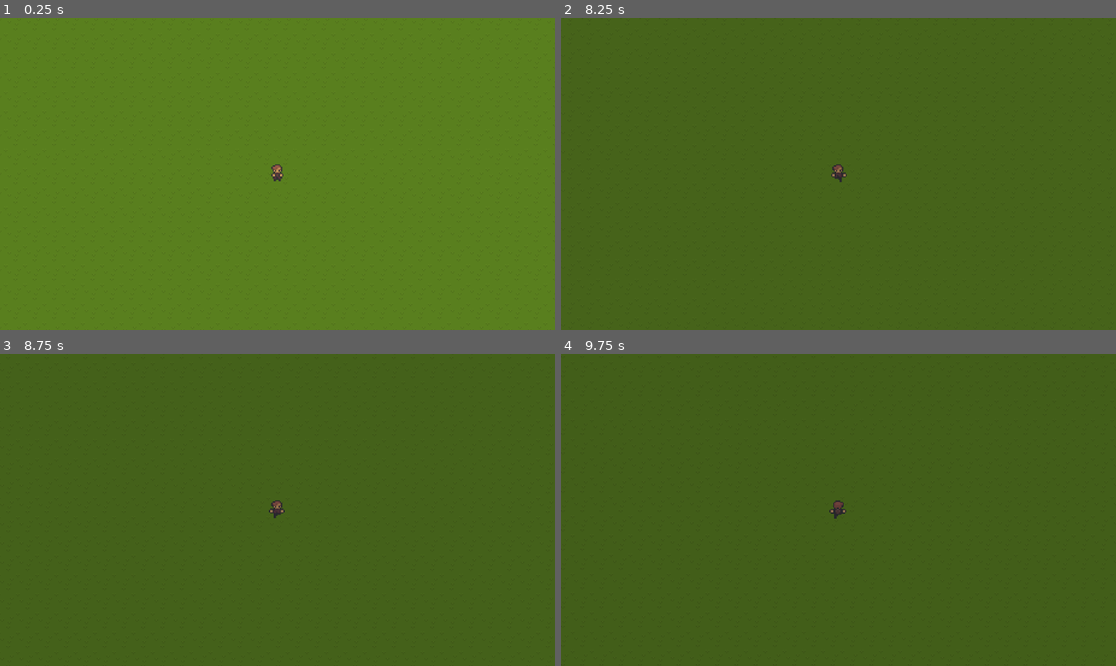
Above: before the commit, frames 1-4 (two rows, left to right).
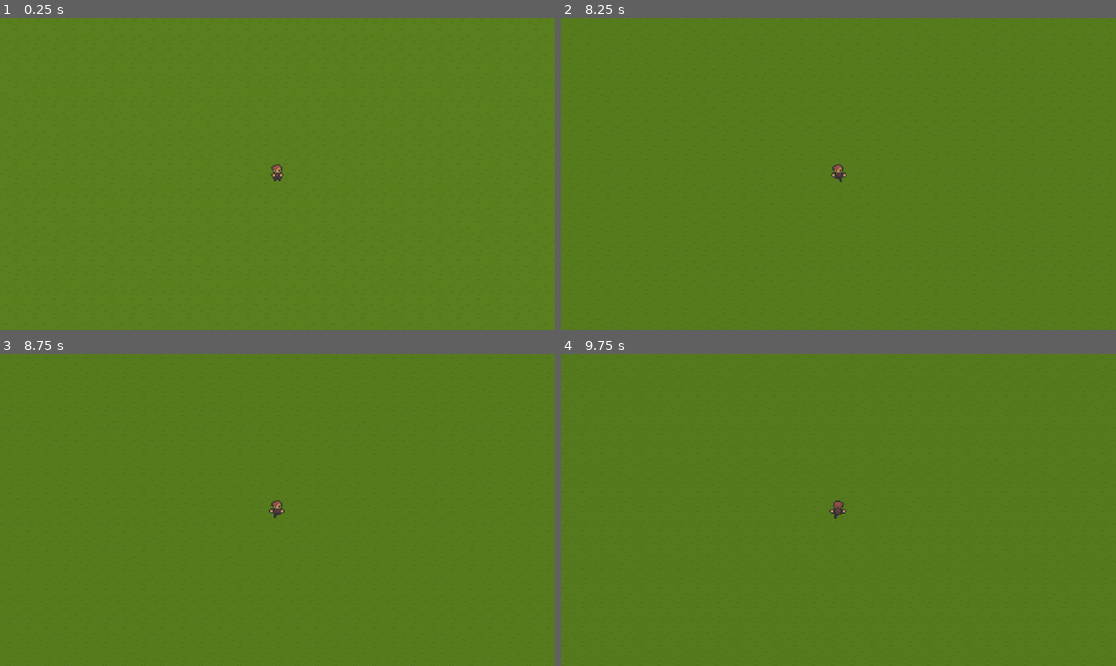
Above: after the commit, the same moments.

Repository: AlexFlasch/survivor-farm
Game: Godot game, scene res://scenes/levels/World.tscn
Same seed, same stepped clock (60 frames per second), same inputs: the game is played once before the commit and once after it.
Inputs:
- Up to frame 1 (0.25 s): no input
- Up to frame 2 (8.25 s): tap Enter at 0.5, 2, 5 s; hold D (move_right) 0.53-1.28 s; tap Space at 1.25, 2.75, 5.75 s; hold S (move_down) 1.28-2.03 s; hold D (move_right) 2.03-2.78 s; hold W (move_up) 2.78-3.53 s; hold A (move_left) 3.53-5.03 s; hold S (move_down) 5.03-5.78 s; hold D (move_right) 5.78-6.53 s; hold W (move_up) 6.53-7.28 s; hold D (move_right) 7.28-8.03 s; hold S (move_down) from 8.03 s (still down)
- Up to frame 3 (8.75 s): keep holding S (move_down)
- Up to frame 4 (9.75 s): release S (move_down) at 8.78 s; hold A (move_left) 8.78-9.53 s; hold W (move_up) from 9.53 s (still down)

Frame 1 is identical in both runs. In frame 2, less than 0.1% of the frame differs, in the area x 48-52%, y 47-51%; in frame 3, 94%; in frame 4, 100%, in the area x 0-100%, y 0-100%.

Commit message:
feat: extend day/night cycle duration to 3 minutes

Diff:
--- a/scripts/GameManager.gd
+++ b/scripts/GameManager.gd
@@ -13,7 +13,7 @@
 var player_health: int = 100
 var time_of_day: TimeOfDay = TimeOfDay.DAY
 var time_passed := 0.0
-var cycle_duration_in_minutes := 0.5
+var cycle_duration_in_minutes := 3.0
 var game_running   := false
 var is_game_paused := false
 var last_emitted_progress := -1.0
